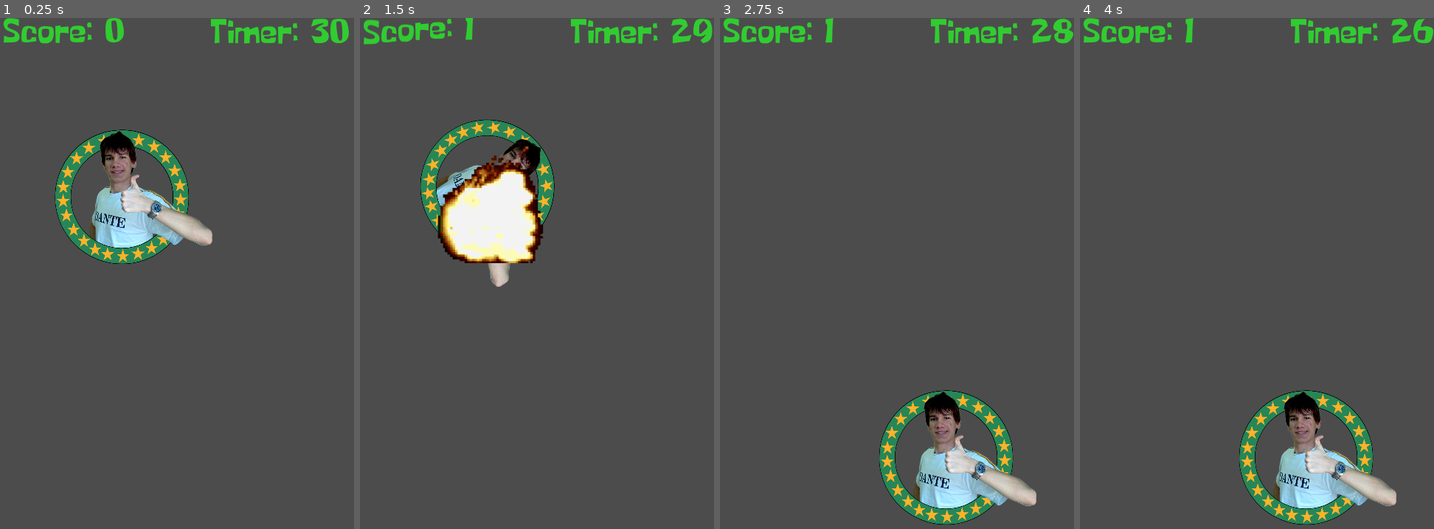
Above: before the commit, frames 1-4 (left to right).
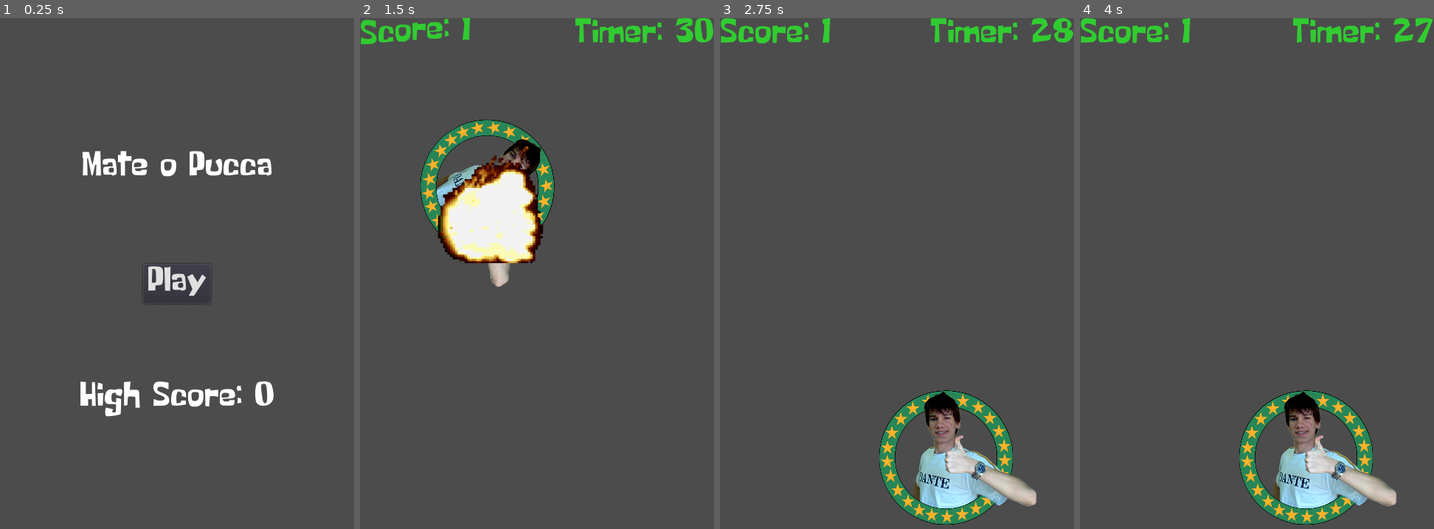
Above: after the commit, the same moments.

Repository: Brawmario/pucca-wacka
Game: Godot game, scene res://Game.tscn
Two runs of this game, one before a commit and one after it. Both use one fixed random seed, a clock stepped at 60 frames per second and the inputs below.
Inputs (mouse positions are in pixels of both pictures, inside the frame that each line leads up to):
- Up to frame 1 (0.25 s): no input
- Up to frame 2 (1.5 s): click (537, 283) at 0.5 s, where only the run after the commit has a clickable "Play"; tap Enter at 1.25 s; move the mouse to (483, 196) at 1.27 s; click (483, 196) at 1.42 s
- Up to frame 3 (2.75 s): move the mouse to (826, 309) at 2.02 s; click (826, 309) at 2.17 s
- Up to frame 4 (4 s): move the mouse to (1292, 166) at 2.77 s; click (1292, 166) at 2.92 s; tap Space at 3.5 s; move the mouse to (1239, 391) at 3.52 s; click (1239, 391) at 3.67 s

The runs differ from the first frame. In frame 1, 11% of the frame differs, in the area x 1-99%, y 0-79%; in frame 2, 1.4%; in frame 3, 0.8%; in frame 4, 1.3%.

Commit message:
Feature complete

Diff:
--- a/Game.gd
+++ b/Game.gd
@@ -2,40 +2,59 @@
 
 
 var score := 0
+var high_score := 0
 
 onready var score_label: RichTextLabel = $GameUI/ScoreLabel
-onready var timer_label: RichTextLabel = $GameUI/TimerLabel
+onready var timer_label: Label = $GameUI/TimerLabel
+onready var title_label: Label = $GameUI/TitleLabel
+onready var high_score_label: Label = $GameUI/HighScoreLabel
+onready var play_button: Button = $GameUI/PlayButton
 
 onready var game_timer: Timer = $GameTimer
 
 
 # Called when the node enters the scene tree for the first time.
 func _ready() -> void:
-	start_game()
+	pass
 
 
 # Called every frame. 'delta' is the elapsed time since the previous frame.
 func _process(delta: float) -> void:
-	if $GameUI.visible:
-		timer_label.bbcode_text = "[color=#32CD32]Timer: " + str(ceil(game_timer.time_left)) + "[/color]"
+	if timer_label.visible:
+		timer_label.text = "Timer: " + str(ceil(game_timer.time_left))
 
 func update_score() -> void:
 	score += 1
-	score_label.bbcode_text = "[wave amp=50 freq=40][color=#32CD32]Score: " + str(score) + "[/color][/wave]"
+	score_label.bbcode_text = "[wave amp=50 freq=40]Score: " + str(score) + "[/wave]"
 	yield(get_tree().create_timer(0.2), "timeout")
-	score_label.bbcode_text = "[color=#32CD32]Score: " + str(score) + "[/color]"
+	score_label.bbcode_text = "Score: " + str(score)
 
 
 
 func start_game() -> void:
 	$Pucca.start_game()
-	$GameUI.visible = true
+	score = 0
+	score_label.bbcode_text = "Score: 0"
+	timer_label.visible = true
+	score_label.visible = true
 	game_timer.start(30)
 
 
 func end_game() -> void:
 	$Pucca.end_game()
-	$GameUI.visible = false
+	update_high_score()
+
+	timer_label.visible = false
+	score_label.visible = false
+
+	play_button.visible = true
+	title_label.visible = true
+	high_score_label.visible = true
+
+
+func update_high_score() -> void:
+	high_score = max(high_score, score)
+	high_score_label.text = "High Score: " + str(high_score)
 
 
 func _on_Pucca_scored() -> void:
@@ -44,3 +63,11 @@
 
 func _on_GameTimer_timeout():
 	end_game()
+
+
+func _on_PlayButton_pressed() -> void:
+	print("PlayButton pressed")
+	play_button.visible = false
+	title_label.visible = false
+	high_score_label.visible = false
+	start_game()
--- a/Game.tscn
+++ b/Game.tscn
@@ -198,41 +198,72 @@
 "_edit_lock_": true
 }
 
-[node name="MainMenu" type="Control" parent="."]
-margin_right = 40.0
-margin_bottom = 40.0
-__meta__ = {
-"_edit_use_anchors_": false
-}
-
-[node name="GameUI" type="Control" parent="."]
-margin_right = 446.0
-margin_bottom = 148.0
-__meta__ = {
-"_edit_use_anchors_": false
-}
+[node name="GameUI" type="CanvasLayer" parent="."]
 
 [node name="ScoreLabel" type="RichTextLabel" parent="GameUI"]
-margin_left = 4.0
-margin_right = 249.0
-margin_bottom = 91.0
+visible = false
+anchor_right = 1.0
+margin_bottom = 50.0
+custom_colors/default_color = Color( 0.196078, 0.803922, 0.196078, 1 )
 custom_fonts/normal_font = ExtResource( 6 )
 bbcode_enabled = true
-bbcode_text = "[color=#32CD32]Score: 0[/color]"
+bbcode_text = "Score: 0"
 text = "Score: 0"
 __meta__ = {
 "_edit_use_anchors_": false
 }
 
-[node name="TimerLabel" type="RichTextLabel" parent="GameUI"]
-margin_left = 285.0
-margin_top = 1.0
-margin_right = 486.0
-margin_bottom = 53.0
-custom_fonts/normal_font = ExtResource( 6 )
-bbcode_enabled = true
-bbcode_text = "[color=#32CD32]Timer: 30[/color]"
+[node name="TimerLabel" type="Label" parent="GameUI"]
+visible = false
+anchor_right = 1.0
+margin_bottom = 48.0
+custom_colors/font_color = Color( 0.196078, 0.803922, 0.196078, 1 )
+custom_fonts/font = ExtResource( 6 )
 text = "Timer: 30"
+align = 2
+__meta__ = {
+"_edit_use_anchors_": false
+}
+
+[node name="PlayButton" type="Button" parent="GameUI"]
+anchor_left = 0.5
+anchor_top = 0.5
+anchor_right = 0.5
+anchor_bottom = 0.5
+margin_left = -46.0
+margin_top = -27.0
+margin_right = 46.0
+margin_bottom = 27.0
+custom_fonts/font = ExtResource( 6 )
+text = "Play"
+__meta__ = {
+"_edit_use_anchors_": false
+}
+
+[node name="TitleLabel" type="Label" parent="GameUI"]
+anchor_left = 0.5
+anchor_top = 0.25
+anchor_right = 0.5
+anchor_bottom = 0.25
+margin_left = -129.0
+margin_right = 129.0
+margin_bottom = 48.0
+custom_fonts/font = ExtResource( 6 )
+text = "Mate o Pucca"
+__meta__ = {
+"_edit_use_anchors_": false
+}
+
+[node name="HighScoreLabel" type="Label" parent="GameUI"]
+anchor_left = 0.5
+anchor_top = 0.75
+anchor_right = 0.5
+anchor_bottom = 0.75
+margin_left = -132.0
+margin_top = -48.0
+margin_right = 132.0
+custom_fonts/font = ExtResource( 6 )
+text = "High Score: 0"
 __meta__ = {
 "_edit_use_anchors_": false
 }
@@ -243,4 +274,5 @@
 [connection signal="scored" from="Pucca" to="." method="_on_Pucca_scored"]
 [connection signal="clicked" from="Pucca/Circle" to="Pucca" method="_on_Circle_clicked"]
 [connection signal="input_event" from="Pucca/Circle" to="Pucca/Circle" method="_on_Circle_input_event"]
+[connection signal="pressed" from="GameUI/PlayButton" to="." method="_on_PlayButton_pressed"]
 [connection signal="timeout" from="GameTimer" to="." method="_on_GameTimer_timeout"]
